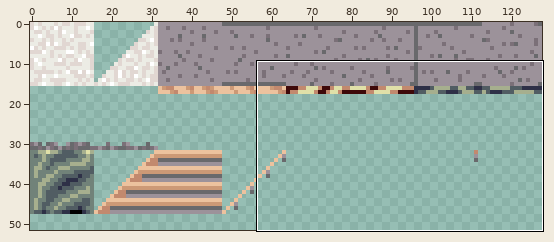
Sprite sheet: Tilesets/building.png. The first picture is a wide view before the edit; the outline marks the close-up.
Close-up. First the earlier version:
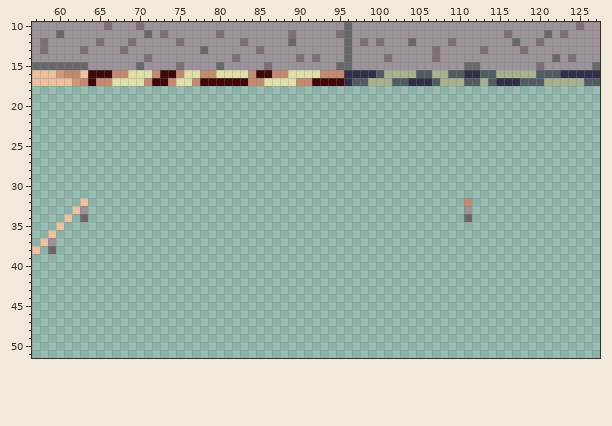
The file is 128x128 pixels. Shown: x 57..127, y 10..51. The wide view leaves out empty margins.
And afterwards:
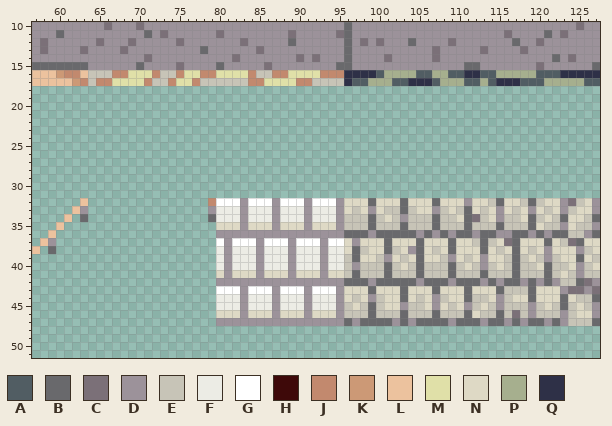
Palette (. is transparent): A #515d63  B #69696c  C #7b7078  D #9c929a  E #c7c4b7  F #ecece5  G #ffffff  H #3e0909  J #c2896e  K #cc9976  L #ecc29e  M #e0e0a8  N #ded9c5  P #a6af8e  Q #2e3047
Diff:
Changed rows in their new state; - is an unchanged pixel.
first column x 64:
16 EEE------EE----------EE---------
17 E-------EE----EEEEEE--------EEEE
first column x 79:
32 JGGGDGGGDGGGDGGGDNNNBNNNBNNNBNNNDNNEBNNEBENNDCEND
33 DFFFDFFFDFFFDFFFDNENDNEEBENNDENEBNENDNENDNENDENND
34 BFFFDFFFDFFFDFFFDEEEBENEDEEEBEEN-CENDEENBENEBNNEB
35 -NNNDNNNDNNNDNNNDEEEBEEEBEEEBEEEBEEEBEEEBNEEDNEED
36 -DDDDDDDDDDDDDDDDBBBDBBBBBDBDBDBBDBBDDBBDBDBBEEDB
37 -GDGGGDGGGDGGGDGGNDNNNBNNNBNNNBNNEBENCBNNNBNECBNN
38 -FDFFFDFFFDFFFDFFNBENNBENDBNENBNNNBNENBNENDNNNDEN
39 -FDFFFDFFFDFFFDFFEBNNEDNENBNNEDNENDNNEBENEDENNBNE
40 -FDFFFDFFFDFFFDFFEDEEEBENEBEEEBENEDENEBEENBEENDEN
41 -NDNNNDNNNDNNNDNNEBEEEBEEEBEEEBEEEBEEEBEEEBENEDEE
42 -DDDDDDDDDDDDDDDDBBBDBBBBBDBBBDBBBDBDBBDBDBDEEBCD
43 -GGGDGGGDGGGDGGGDNNNBNNNBNNNBNNNBNNNBEEEBNNNDCCDC
44 -FFFDFFFDFFFDFFFDNENDENNBNENDENNBEENDENNBNNNBNEEB
45 -FFFDFFFDFFFDFFFDENEBENNDEENDNENDENEDEEEDENEBENED
46 -NNNDNNNDNNNDNNNDEEEBEEEBEEEBEEEBNEEBECEDEEEDENND
47 -DDDDDDDDDDDDDDDDBDBBBBDBDBBBBDBBBDBBDBDBBDBDEEEB
Changed places in both close-ups, as pixel boxes (x1, y1, x2, y2):
changed: (88, 70, 112, 86)
changed: (152, 70, 176, 86)
changed: (200, 70, 272, 86)
changed: (312, 78, 344, 86)
changed: (208, 198, 600, 326)
